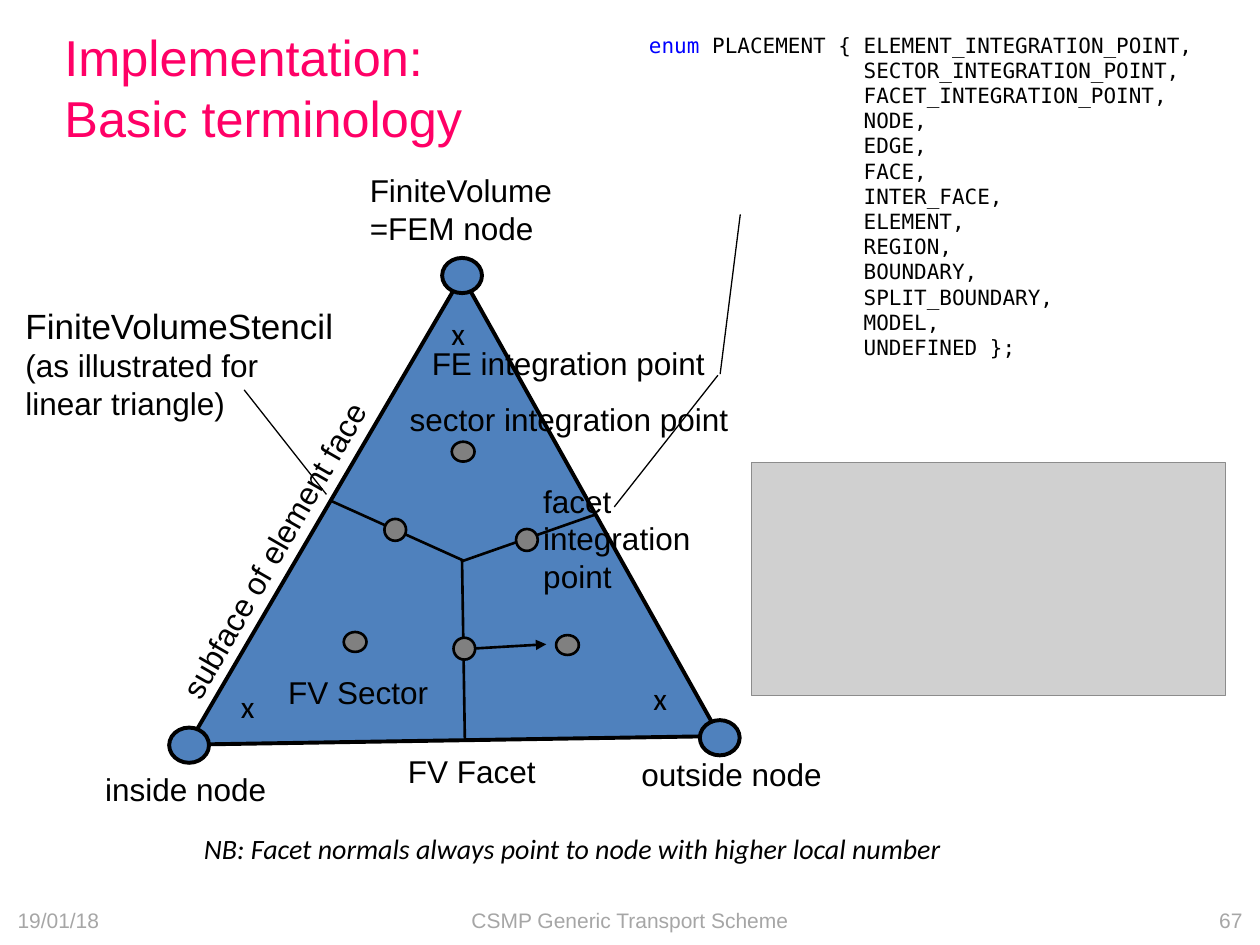
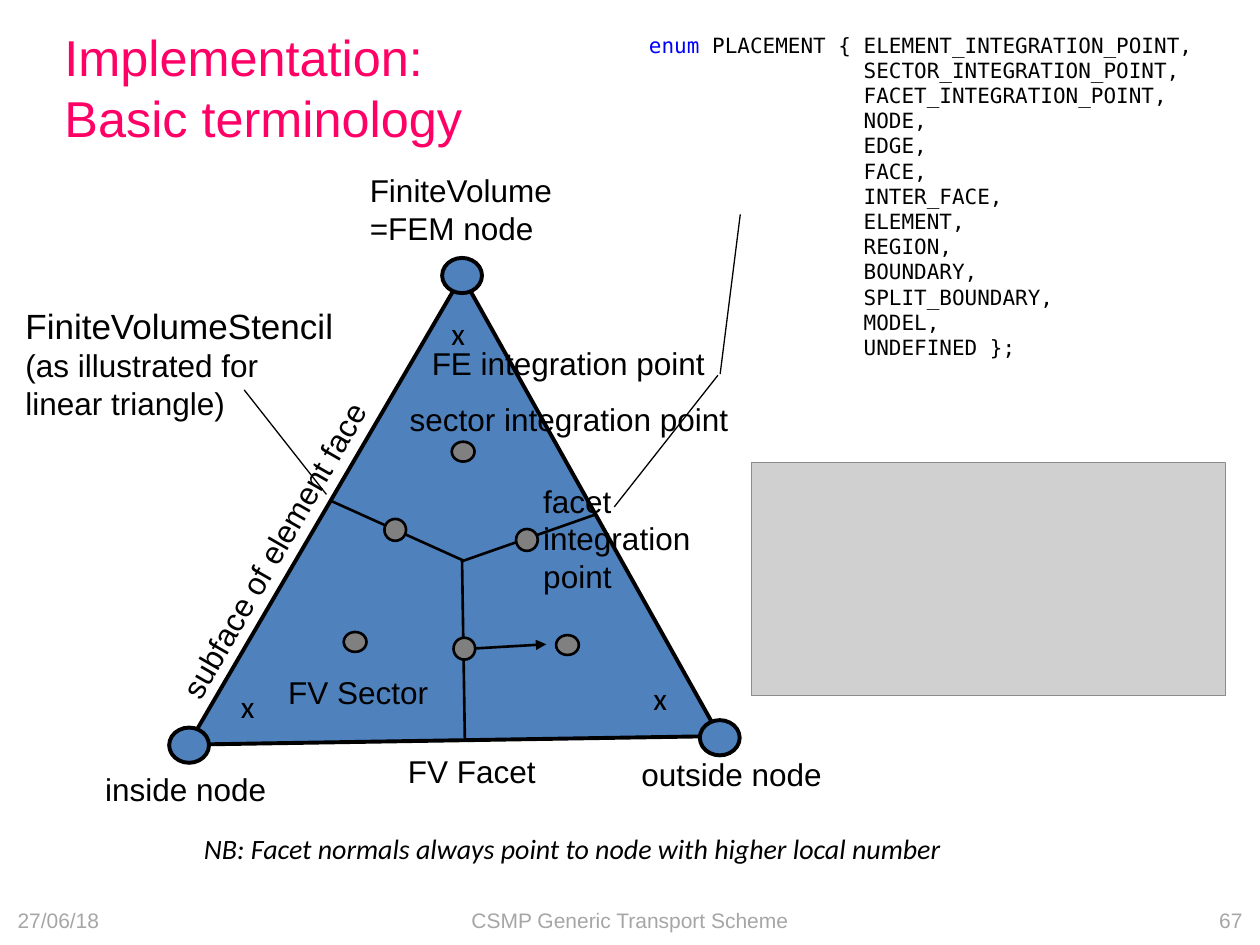
Before and after one commit to openCSMP/openCSMP, a slide deck: slide 67 of doc/SKM2018_Melbourne_transport_scheme.pptx. Drawn at 1260x945 pixels with LibreOffice and Linux fonts; fonts in the diff are those of the drawing; grey boxes stand for pictures. Boxes give left, top, right and bottom in pixels: in the first picture for what was removed or moved away, otherwise in the second. Text is boxed around its words. In the diff, an @@ line names an element or a change of style, - is before the commit and + after.

```diff
--- a/doc/SKM2018_Melbourne_transport_scheme.pptx
+++ b/doc/SKM2018_Melbourne_transport_scheme.pptx
@@ text at box(18, 913, 100, 928): text changed @@
-19/01/18
+27/06/18
```
Also in this commit, not shown: 69 other slides changed, 1 other file.
